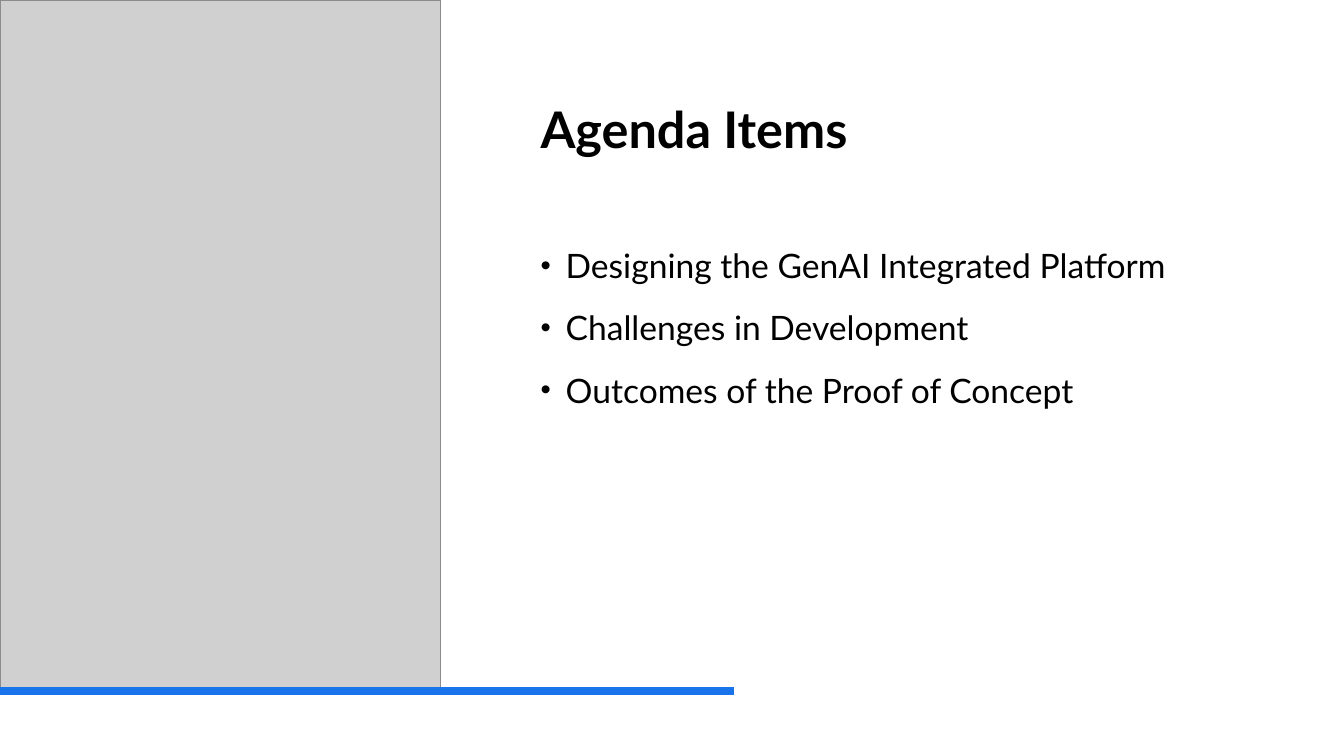
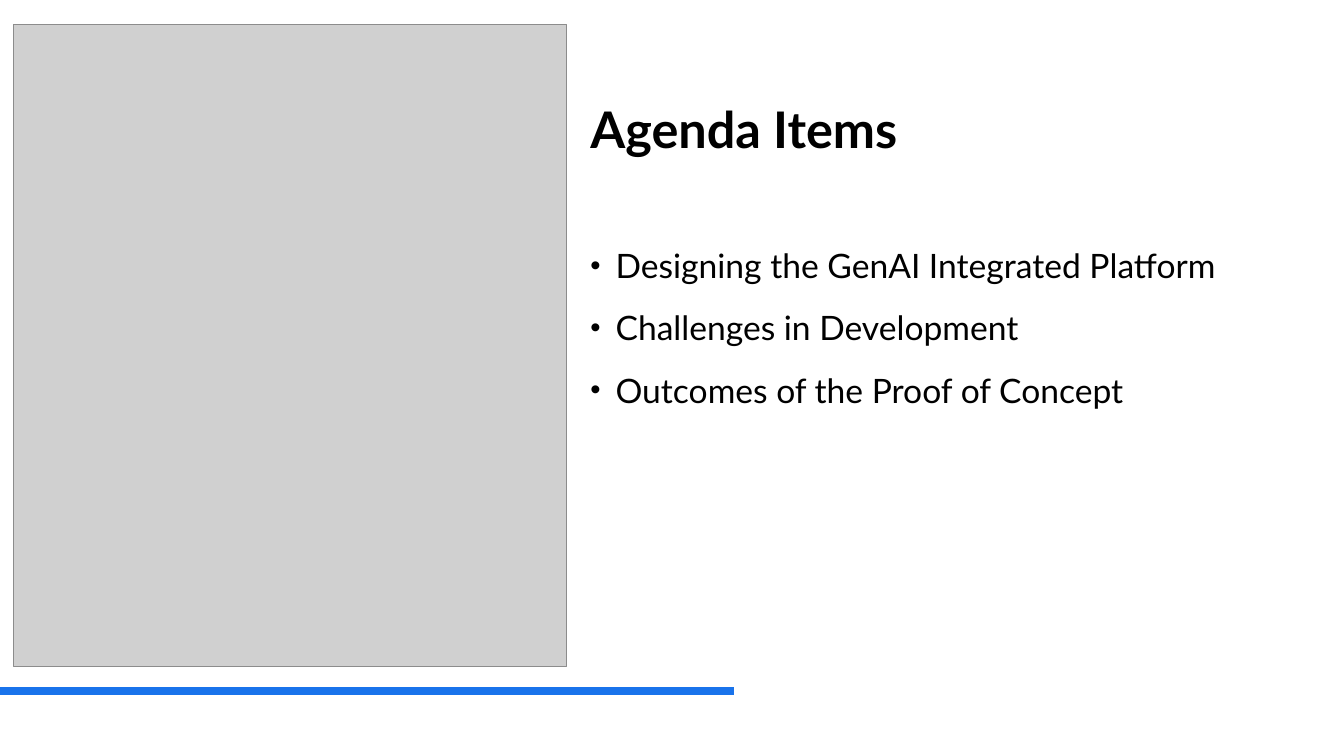
Before and after one commit to ewfx/gaipl-genai-tects, a slide deck: slide 2 of artifacts/arch/GenAITects - Architecture of GenAI IPE.pptx. Drawn at 1344x756 pixels with LibreOffice and Linux fonts; fonts in the diff are those of the drawing; grey boxes stand for pictures. Boxes give left, top, right and bottom in pixels: in the first picture for what was removed or moved away, otherwise in the second. Text is boxed around its words. In the diff, an @@ line names an element or a change of style, - is before the commit and + after.

```diff
--- a/artifacts/arch/GenAITects - Architecture of GenAI IPE.pptx
+++ b/artifacts/arch/GenAITects - Architecture of GenAI IPE.pptx
@@ picture: place and size @@
-picture at (0,0,441,691)
+picture at (14,24,567,666)
@@ title "Agenda Items": place and size @@
-title "Agenda Items" at (541,110,847,156)
+title "Agenda Items" at (590,110,897,156)
@@ text "Designing the GenAI Integrated Platform": place and size @@
-text "Designing the GenAI Integrated Platform" at (566,253,1166,409)
+text "Designing the GenAI Integrated Platform" at (616,253,1215,409)
```
Also in this commit, not shown: 6 other slides changed.
